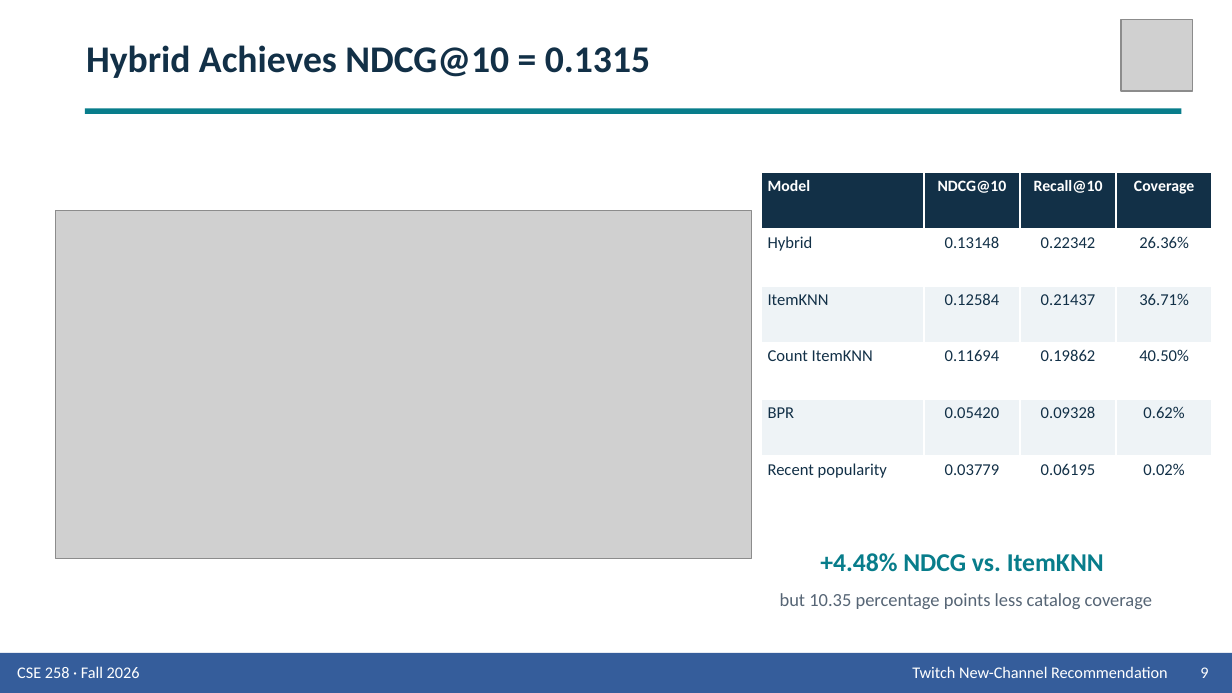
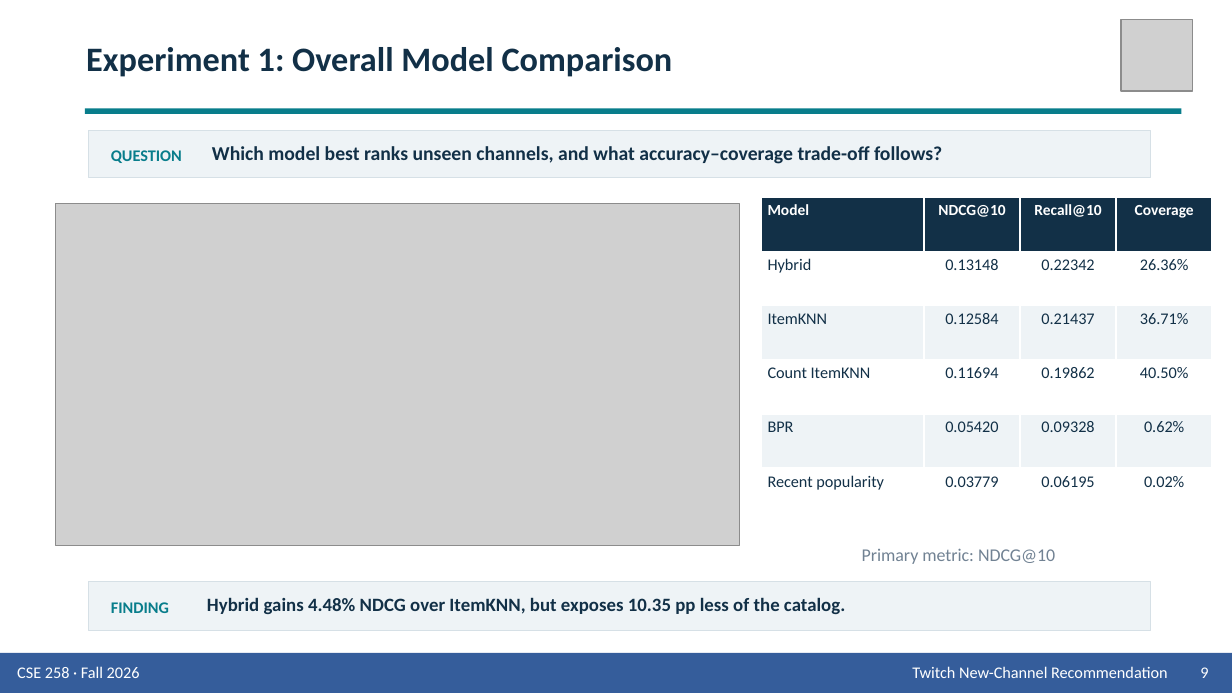
Before and after one commit to Wen-Chieh-Lo/You-know-who-did-God-did-, a slide deck: slide 9 of presentation/Group_9_Presentation_Twitch.pptx. Drawn at 1232x693 pixels with LibreOffice and Linux fonts; fonts in the diff are those of the drawing; grey boxes stand for pictures. Boxes give left, top, right and bottom in pixels: in the first picture for what was removed or moved away, otherwise in the second. Text is boxed around its words. In the diff, an @@ line names an element or a change of style, - is before the commit and + after.

Commit message:
Reframe results as motivated experiments

```diff
--- a/presentation/Group_9_Presentation_Twitch.pptx
+++ b/presentation/Group_9_Presentation_Twitch.pptx
@@ text at <box>86,47,673,77</box>: text changed; size 22 to 20 pt @@
-Hybrid Achieves NDCG@10 = 0.1315
+Experiment 1: Overall Model Comparison
@@ rectangle added at <box>89,131,1151,177</box>, fill #EEF3F6, outline #D6E0E6 0.75 pt @@
@@ text added at <box>212,146,942,164</box>, 11.5 pt, text #123047, bold @@
+Which model best ranks unseen channels, and what accuracy–coverage trade-off follows?
@@ text added at <box>111,150,182,163</box>, 9.5 pt, text #087D8B, bold @@
+QUESTION
@@ picture: place and size @@
-picture at <box>55,211,752,559</box>
+picture at <box>55,203,739,545</box>
@@ table at <box>761,197,1212,522</box> @@
@@ size 9.2 to 9 pt in "Model", "NDCG@10", "Recall@10", "Coverage" @@
@@ size 9.7 to 9.5 pt in "Hybrid", "0.13148", "0.22342", "26.36%" and 16 more places @@
@@ table: place and size @@
-table at <box>761,172,1212,513</box>
+table at <box>761,197,1212,522</box>
@@ text at <box>862,548,1055,564</box>: text changed; size 15 to 10.5 pt; text colour #087D8B to #718293; bold off @@
-+4.48% NDCG vs. ItemKNN
+Primary metric: NDCG@10
@@ rectangle added at <box>89,582,1151,631</box>, fill #EEF3F6, outline #D6E0E6 0.75 pt @@
@@ text added at <box>207,597,845,614</box>, 11 pt, text #123047, bold @@
+Hybrid gains 4.48% NDCG over ItemKNN, but exposes 10.35 pp less of the catalog.
@@ text removed at <box>780,593,1152,609</box> @@
-but 10.35 percentage points less catalog coverage
@@ text added at <box>111,602,169,613</box>, 9.5 pt, text #087D8B, bold @@
+FINDING
```
Also in this commit, not shown: 12 other slides changed, 2 other files.
